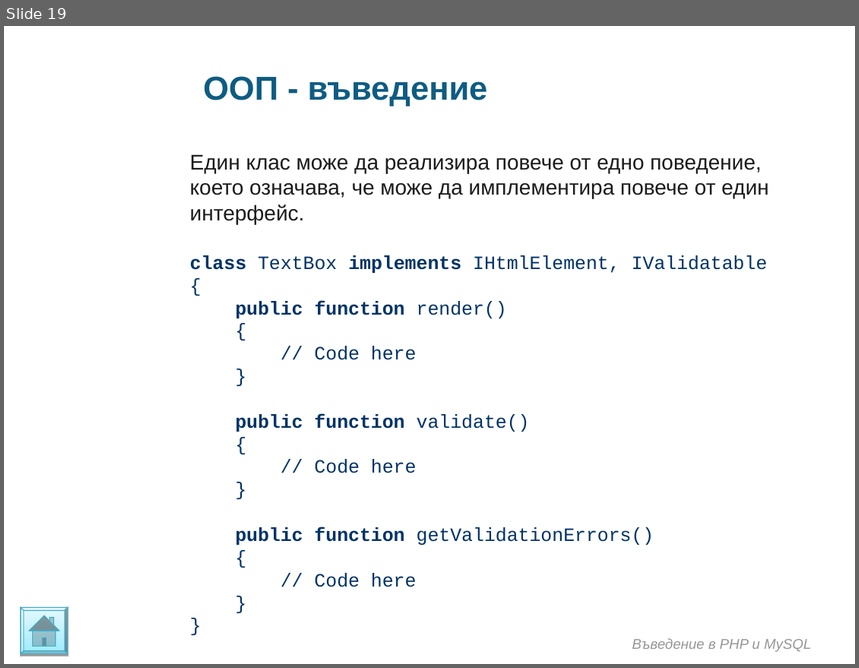
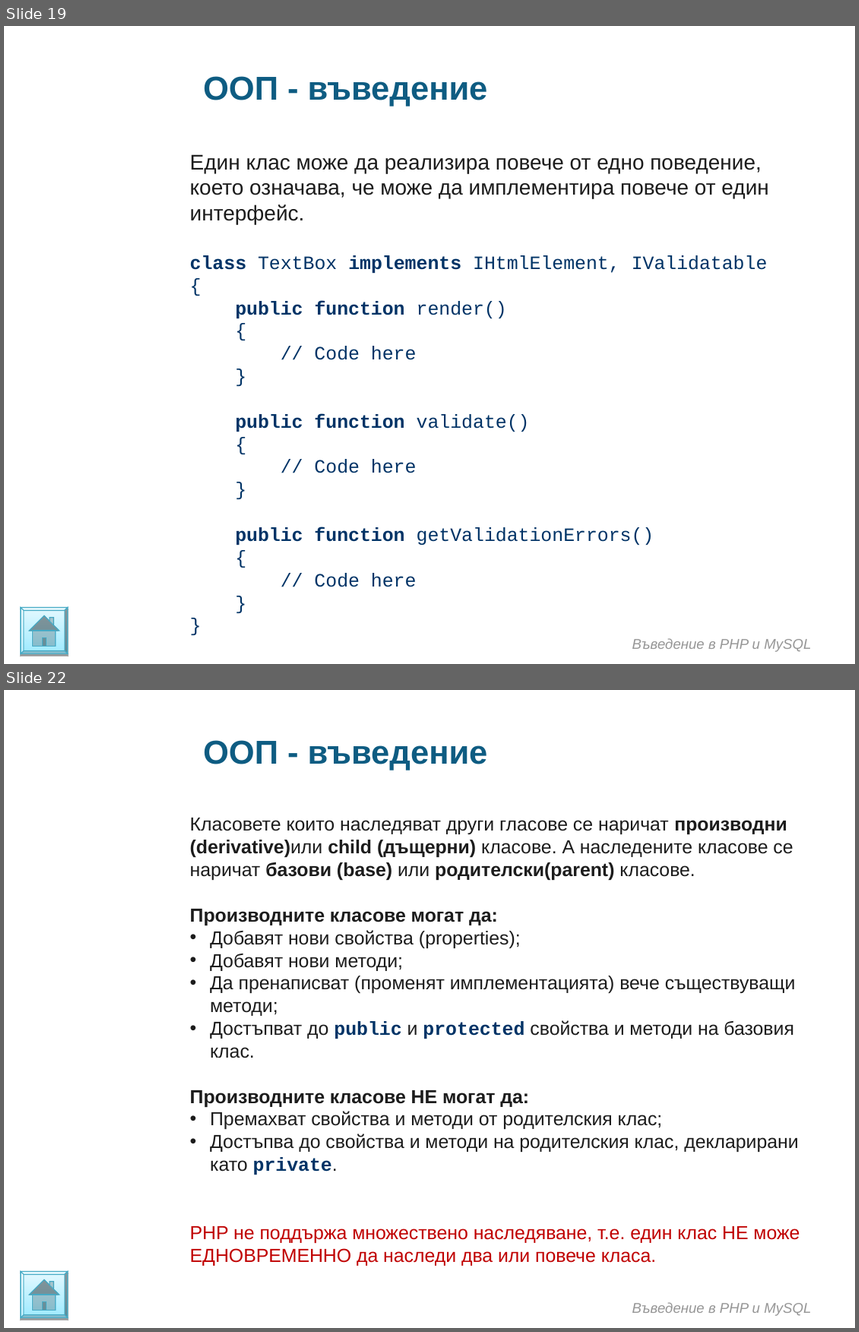
Before and after one commit to ivanstoynov/php-learning, a slide deck: Materials/PHP/Introduction in OOP.ppt. Shown one above the other, each under a label of ours: slide 19 before the commit, slides 19 and 22 after it; the slides between them are not shown. The pictures are 859x668 and 859x1332 pixels, drawn with LibreOffice and Linux fonts; fonts in the diff are those of the drawing; background and template pictures are left out. Boxes give left, top, right and bottom in pixels: in the first picture for what was removed or moved away, otherwise in the second. Text is boxed around its words. In the diff, an @@ line names an element or a change of style, - is before the commit and + after.

```diff
--- a/Materials/PHP/Introduction in OOP.ppt
+++ b/Materials/PHP/Introduction in OOP.ppt
@@ slide 22 added at [4, 690, 855, 1328], background picture (left out) @@
@@ text added at [203, 740, 488, 771], 28 pt, text #0E5C82, bold @@
+ООП - въведение
@@ text added at [190, 818, 800, 1266], 16 pt, text #1C1C1C @@
+Класовете които наследяват други гласове се наричат производни (derivative)или child (дъщерни) класове. А наследените класове се наричат базови (base) или родителски(parent) класове.
+Производните класове могат да:
+• Добавят нови свойства (properties);
+• Добавят нови методи;
+• Да пренаписват (променят имплементацията) вече съществуващи методи;
+• Достъпват до public и protected свойства и методи на базовия клас.
+Производните класове НЕ могат да:
+• Премахват свойства и методи от родителския клас;
+• Достъпва до свойства и методи на родителския клас, декларирани като private.
+PHP не поддържа множествено наследяване, т.е. един клас НЕ може ЕДНОВРЕМЕННО да наследи два или повече класа.
@@ freeform shape added at [21, 1272, 68, 1319], fill gradient #9EEAFF to #E4F9FF, outline #46AAC5 0.74 pt @@
@@ text added at [633, 1303, 811, 1316], 12 pt, text #969696, italic @@
+Въведение в PHP и MySQL
```
Also in this commit, not shown: 2 slides changed, 11 other slides added, 2 other files.
